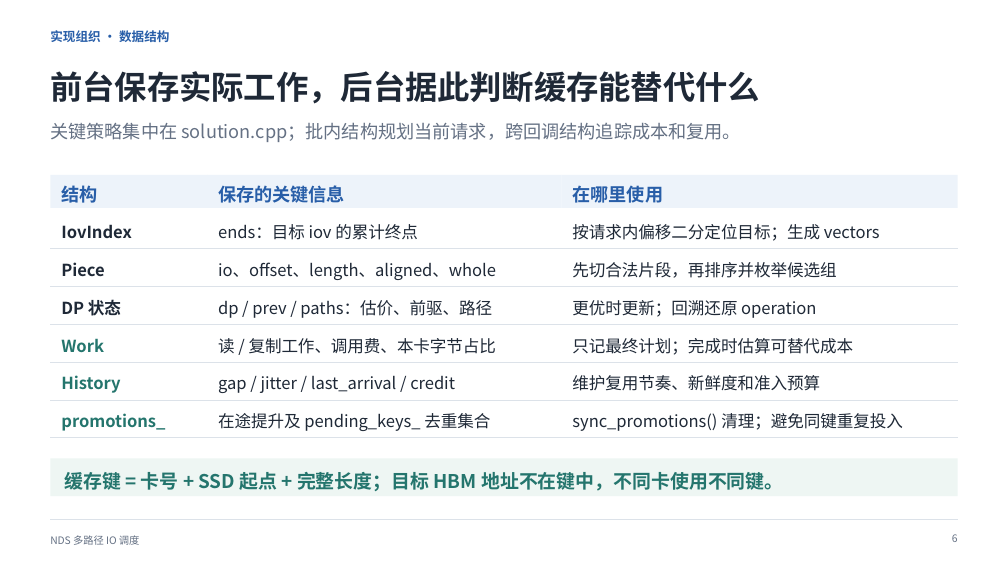
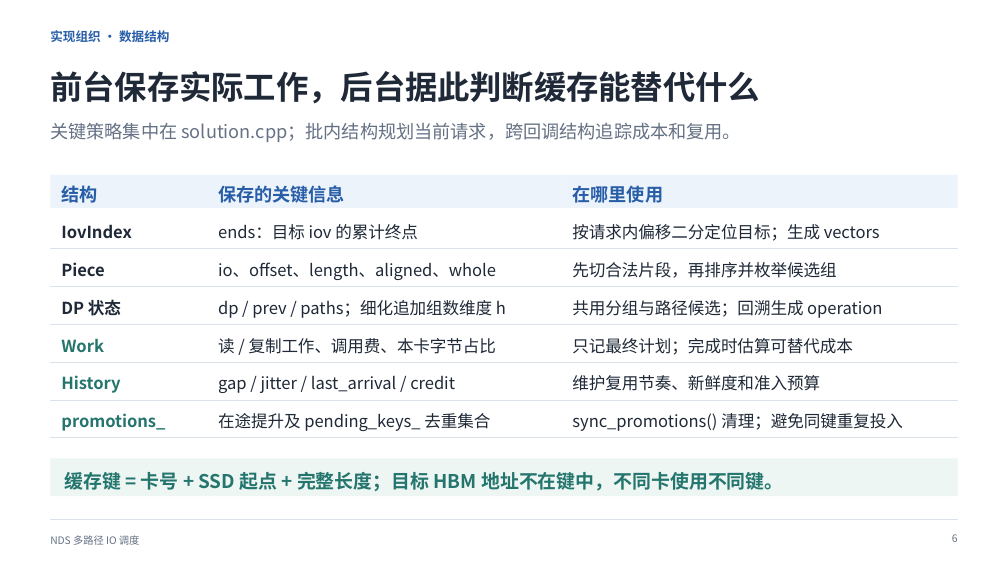
Before and after one commit to dpj135/hackathon, a slide deck: slide 7 of submissions/kaisennhu/07_答辩PPT/答辩介绍.pptx. Drawn at 1008x567 pixels with LibreOffice and Linux fonts; fonts in the diff are those of the drawing. Boxes give left, top, right and bottom in pixels: in the first picture for what was removed or moved away, otherwise in the second. Text is boxed around its words. In the diff, an @@ line names an element or a change of style, - is before the commit and + after.

```diff
--- a/submissions/kaisennhu/07_答辩PPT/答辩介绍.pptx
+++ b/submissions/kaisennhu/07_答辩PPT/答辩介绍.pptx
@@ text at box(218, 300, 506, 318): text changed @@
-dp / prev / paths：估价、前驱、路径
+dp / prev / paths；细化追加组数维度 h
@@ text at box(572, 300, 882, 318): text changed @@
-更优时更新；回溯还原 operation
+共用分组与路径候选；回溯生成 operation
```
Also in this commit, not shown: 4 other slides changed, 2 slides added, 2 slides removed, 3 other files.
